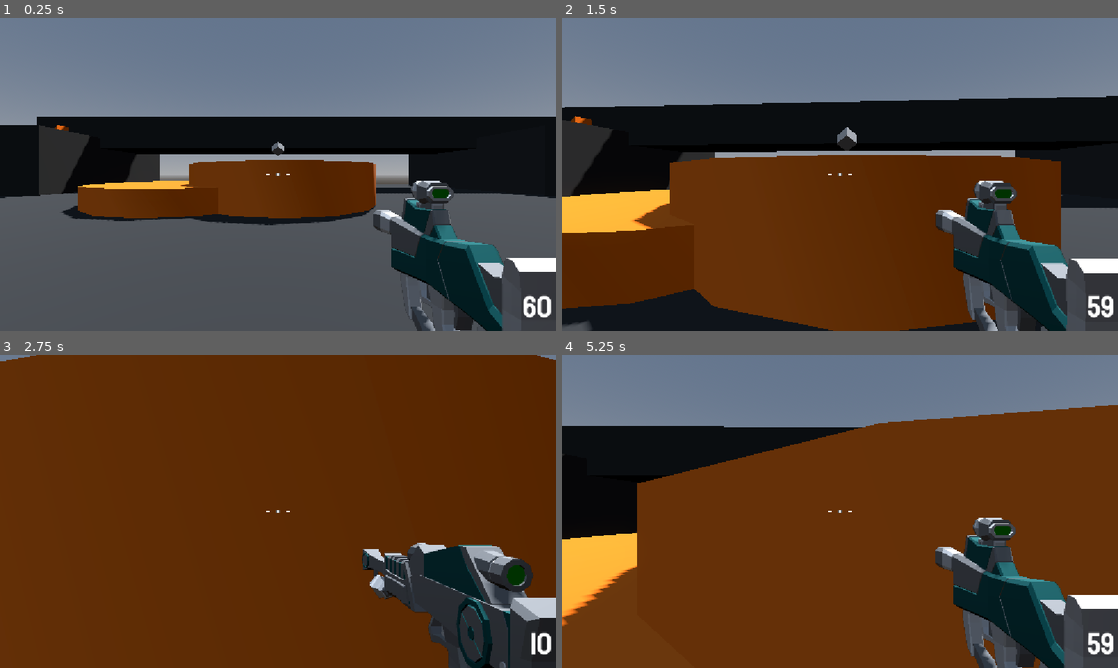
Above: before the commit, frames 1-4 (two rows, left to right).
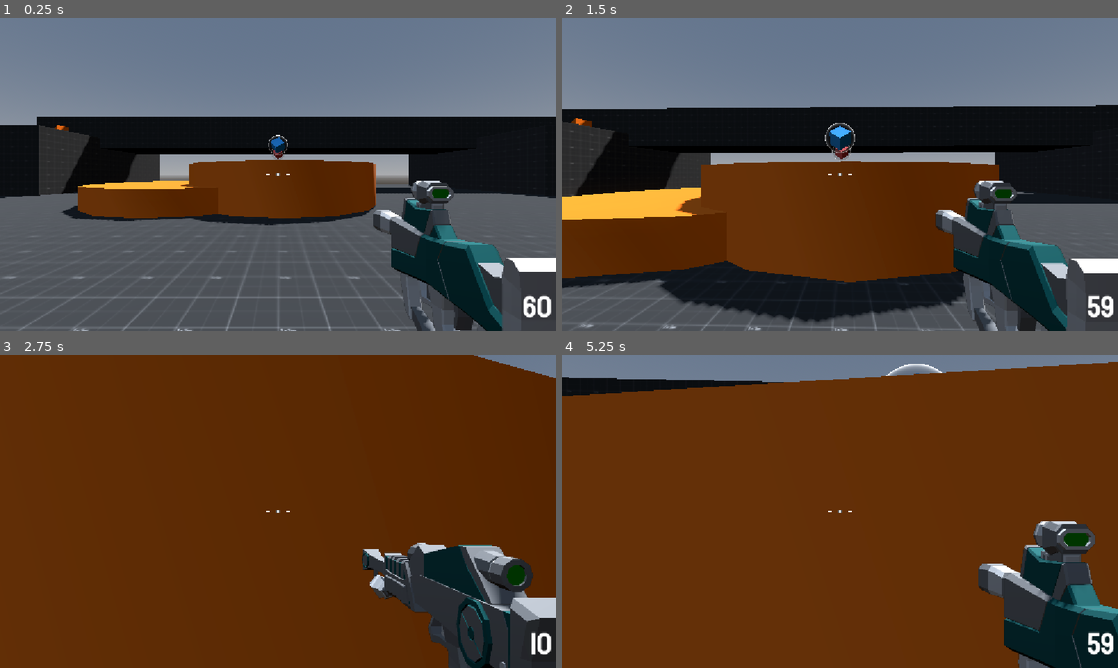
Above: after the commit, the same moments.

Repository: sylvainlap/gamedev.tv-robo-rampage
Game: Godot game, scene res://levels/sandbox.tscn
Two runs of this game, one before a commit and one after it. Both use one fixed random seed, a clock stepped at 60 frames per second and the inputs below.
Inputs (mouse positions are in pixels of both pictures, inside the frame that each line leads up to):
- Up to frame 1 (0.25 s): no input
- Up to frame 2 (1.5 s): move the mouse to (867, 174) at 0.52 s; hold Right mouse button (aim, bound only after the commit) 0.53-1.28 s; hold W (move_forward) from 0.53 s (still down); tap Space (jump) at 0.77 s; move the mouse to (812, 174) at 1.27 s; click (812, 174) at 1.35 s
- Up to frame 3 (2.75 s): keep holding W (move_forward); tap Space (jump) at 1.52 s; right-click (250, 511) at 1.55 s; move the mouse to (289, 505) at 2.02 s; hold Mouse wheel up (next_weapon) from 2.03 s (still down); right-click (289, 505) at 2.3 s
- Up to frame 4 (5.25 s): keep holding W (move_forward); move the mouse to (834, 517) at 2.77 s; release Mouse wheel up (next_weapon) at 2.78 s; tap Mouse wheel down (previous_weapon) at 2.85 s; tap Space (jump) at 3.02, 3.77, 4.52 s; right-click (834, 517) at 3.05 s; move the mouse to (878, 514) at 3.52 s; hold 2 (rifle) 3.53-4.28 s; right-click (878, 514) at 3.8 s; move the mouse to (795, 508) at 4.27 s; tap 1 (smg) at 4.35 s; right-click (795, 508) at 4.55 s; move the mouse to (845, 511) at 5.02 s; hold Right mouse button (aim, bound only after the commit) from 5.03 s (still down)

The runs differ from the first frame. In frame 1, 1.1% of the frame differs, in the area x 0-98%, y 37-100%; in frame 2, 21%; in frame 3, 0.8%; in frame 4, 36%, in the area x 0-100%, y 2-100%.

Commit message:
feat(game): course 4.29 done

Diff:
--- /dev/null
+++ b/levels/main_level.tscn
@@ -0,0 +1,62 @@
+[gd_scene format=3 uid="uid://cyoqm1jktdnnv"]
+
+[ext_resource type="Material" uid="uid://cy1up6acdoqg6" path="res://levels/materials/grey_material.tres" id="1_ilwad"]
+
+[sub_resource type="ProceduralSkyMaterial" id="ProceduralSkyMaterial_ilwad"]
+sky_horizon_color = Color(0.66224277, 0.6717428, 0.6867428, 1)
+ground_horizon_color = Color(0.66224277, 0.6717428, 0.6867428, 1)
+
+[sub_resource type="Sky" id="Sky_0vhbo"]
+sky_material = SubResource("ProceduralSkyMaterial_ilwad")
+
+[sub_resource type="Environment" id="Environment_ldao0"]
+background_mode = 2
+sky = SubResource("Sky_0vhbo")
+glow_enabled = true
+
+[node name="MainLevel" type="Node3D" unique_id=635930414]
+
+[node name="WorldEnvironment" type="WorldEnvironment" parent="." unique_id=809426468]
+environment = SubResource("Environment_ldao0")
+
+[node name="DirectionalLight3D" type="DirectionalLight3D" parent="." unique_id=292707453]
+transform = Transform3D(-0.8660254, -0.43301278, 0.25, 0, 0.49999997, 0.86602545, -0.50000006, 0.75, -0.43301266, 0, 0, 0)
+
+[node name="Room" type="CSGBox3D" parent="." unique_id=919910712]
+transform = Transform3D(1, 0, 0, 0, 1, 0, 0, 0, 1, 0, 2, 0)
+material_override = ExtResource("1_ilwad")
+use_collision = true
+flip_faces = true
+size = Vector3(8, 4, 8)
+
+[node name="CSGCombiner3D" type="CSGCombiner3D" parent="Room" unique_id=211085964]
+
+[node name="Corridor" type="CSGBox3D" parent="Room/CSGCombiner3D" unique_id=852363423]
+transform = Transform3D(1, 0, 0, 0, 1, 0, 0, 0, 1, 0, -1, -6)
+flip_faces = true
+size = Vector3(2, 2, 4)
+
+[node name="Room2" type="CSGBox3D" parent="Room/CSGCombiner3D" unique_id=1287101740]
+transform = Transform3D(1, 0, 0, 0, 1, 0, 0, 0, 1, 0, 0, -12)
+flip_faces = true
+size = Vector3(8, 4, 8)
+
+[node name="Corridor2" type="CSGBox3D" parent="Room/CSGCombiner3D" unique_id=1950122533]
+transform = Transform3D(-4.371139e-08, 0, 1, 0, 1, 0, -1, 0, -4.371139e-08, 6, -1, -12)
+flip_faces = true
+size = Vector3(2, 2, 4)
+
+[node name="Room3" type="CSGBox3D" parent="Room/CSGCombiner3D" unique_id=1705145077]
+transform = Transform3D(1, 0, 0, 0, 1, 0, 0, 0, 1, 12, 0, -12)
+flip_faces = true
+size = Vector3(8, 4, 8)
+
+[node name="Corridor3" type="CSGBox3D" parent="Room/CSGCombiner3D" unique_id=1645232889]
+transform = Transform3D(-4.371139e-08, 0, 1, 0, 1, 0, -1, 0, -4.371139e-08, -6, -1, -12)
+flip_faces = true
+size = Vector3(2, 2, 4)
+
+[node name="Room4" type="CSGBox3D" parent="Room/CSGCombiner3D" unique_id=1393372064]
+transform = Transform3D(1, 0, 0, 0, 1, 0, 0, 0, 1, -12, 0, -12)
+flip_faces = true
+size = Vector3(8, 4, 8)
--- a/levels/materials/grey_material.tres
+++ b/levels/materials/grey_material.tres
@@ -1,4 +1,7 @@
 [gd_resource type="StandardMaterial3D" format=3 uid="uid://cy1up6acdoqg6"]
 
+[ext_resource type="Texture2D" uid="uid://cemjbamyp3n6v" path="res://assets/textures/prototype-texture-with-size.png" id="1_6pino"]
+
 [resource]
-albedo_color = Color(0.19607843, 0.19607843, 0.19607843, 1)
+albedo_texture = ExtResource("1_6pino")
+uv1_triplanar = true
--- a/levels/sandbox.tscn
+++ b/levels/sandbox.tscn
@@ -4,7 +4,8 @@
 [ext_resource type="PackedScene" uid="uid://bgqu042vkk2jj" path="res://player/player.tscn" id="1_wfhpi"]
 [ext_resource type="Material" uid="uid://bhga4eyu2rv5a" path="res://levels/materials/orange_material.tres" id="3_7he1i"]
 [ext_resource type="PackedScene" uid="uid://c26nqbn1jvr1n" path="res://enemy/enemy.tscn" id="4_7he1i"]
-[ext_resource type="PackedScene" uid="uid://ctgrqsudug5ti" path="res://pickups/pickup.tscn" id="5_0glgv"]
+[ext_resource type="PackedScene" uid="uid://cobx16mjf3i8o" path="res://pickups/small_bullet_pickup.tscn" id="5_gck8l"]
+[ext_resource type="PackedScene" uid="uid://csqmi1w4w68c7" path="res://pickups/bullet_pickup.tscn" id="6_llpag"]
 
 [sub_resource type="ProceduralSkyMaterial" id="ProceduralSkyMaterial_poddw"]
 sky_horizon_color = Color(0.66224277, 0.6717428, 0.6867428, 1)
@@ -177,5 +178,10 @@
 [node name="Enemy" parent="." unique_id=529281462 instance=ExtResource("4_7he1i")]
 transform = Transform3D(1, 0, 0, 0, 1, 0, 0, 0, 1, 28, 0, 30)
 
-[node name="Pickup" parent="." unique_id=242159973 instance=ExtResource("5_0glgv")]
-transform = Transform3D(1, 0, 0, 0, 1, 0, 0, 0, 1, 0, 2.5000002, -11.938879)
+[node name="Pickups" type="Node3D" parent="." unique_id=146378125]
+
+[node name="SmallBulletPickup" parent="Pickups" unique_id=242159973 instance=ExtResource("5_gck8l")]
+transform = Transform3D(1, 0, 0, 0, 1, 0, 0, 0, 1, 0, 2.5, -10.453014)
+
+[node name="BulletPickup" parent="Pickups" unique_id=1849474408 instance=ExtResource("6_llpag")]
+transform = Transform3D(1, 0, 0, 0, 1, 0, 0, 0, 1, 0, 2.4999998, -14.485008)
--- /dev/null
+++ b/pickups/bullet_pickup.tscn
@@ -0,0 +1,13 @@
+[gd_scene format=3 uid="uid://csqmi1w4w68c7"]
+
+[ext_resource type="PackedScene" uid="uid://ctgrqsudug5ti" path="res://pickups/pickup.tscn" id="1_5iak5"]
+
+[sub_resource type="StandardMaterial3D" id="StandardMaterial3D_oofr2"]
+albedo_color = Color(1, 0.4117647, 0.40784314, 1)
+
+[node name="BulletPickup" unique_id=242159973 instance=ExtResource("1_5iak5")]
+amount = 10
+
+[node name="AmmoMesh" parent="." index="0" unique_id=1054164500]
+transform = Transform3D(0.7071067, -0.7071067, 0, 0.49999988, 0.49999988, -0.70710677, 0.49999994, 0.49999994, 0.70710665, 0, 0.5, 0)
+material_override = SubResource("StandardMaterial3D_oofr2")
--- /dev/null
+++ b/pickups/fresnel_aura.tres
@@ -0,0 +1,13 @@
+[gd_resource type="VisualShader" format=3 uid="uid://dpyfgrmerc6n2"]
+
+[sub_resource type="VisualShaderNodeFresnel" id="VisualShaderNodeFresnel_6bv08"]
+
+[sub_resource type="VisualShaderNodeFloatConstant" id="VisualShaderNodeFloatConstant_6bv08"]
+constant = 2.0
+
+[resource]
+nodes/fragment/2/node = SubResource("VisualShaderNodeFresnel_6bv08")
+nodes/fragment/2/position = Vector2(-40, 160)
+nodes/fragment/3/node = SubResource("VisualShaderNodeFloatConstant_6bv08")
+nodes/fragment/3/position = Vector2(-260, 240)
+nodes/fragment/connections = PackedInt32Array(2, 0, 0, 1, 3, 0, 2, 3, 2, 0, 0, 0, 2, 0, 0, 5)
--- a/pickups/pickup.tscn
+++ b/pickups/pickup.tscn
@@ -1,6 +1,7 @@
 [gd_scene format=3 uid="uid://ctgrqsudug5ti"]
 
 [ext_resource type="Script" uid="uid://trc4o66hq4db" path="res://pickups/pickup.gd" id="1_ra232"]
+[ext_resource type="Shader" uid="uid://dpyfgrmerc6n2" path="res://pickups/fresnel_aura.tres" id="2_0ketk"]
 
 [sub_resource type="BoxMesh" id="BoxMesh_jfg3o"]
 size = Vector3(0.5, 0.5, 0.5)
@@ -8,15 +9,67 @@
 [sub_resource type="SphereShape3D" id="SphereShape3D_xgomg"]
 radius = 1.0
 
+[sub_resource type="Animation" id="Animation_ra232"]
+length = 0.001
+tracks/0/type = "value"
+tracks/0/imported = false
+tracks/0/enabled = true
+tracks/0/path = NodePath("AmmoMesh:rotation")
+tracks/0/interp = 1
+tracks/0/loop_wrap = true
+tracks/0/keys = {
+"times": PackedFloat32Array(0),
+"transitions": PackedFloat32Array(1),
+"update": 0,
+"values": [Vector3(0.78539824, 0, 0.7853982)]
+}
+
+[sub_resource type="Animation" id="Animation_0ketk"]
+resource_name = "idle"
+loop_mode = 1
+tracks/0/type = "value"
+tracks/0/imported = false
+tracks/0/enabled = true
+tracks/0/path = NodePath("AmmoMesh:rotation")
+tracks/0/interp = 1
+tracks/0/loop_wrap = true
+tracks/0/keys = {
+"times": PackedFloat32Array(0, 1),
+"transitions": PackedFloat32Array(-2, -2),
+"update": 0,
+"values": [Vector3(0.78539824, 0, 0.7853982), Vector3(0.7853982, 6.2831855, 0.7853982)]
+}
+
+[sub_resource type="AnimationLibrary" id="AnimationLibrary_i5kuo"]
+_data = {
+&"RESET": SubResource("Animation_ra232"),
+&"idle": SubResource("Animation_0ketk")
+}
+
+[sub_resource type="ShaderMaterial" id="ShaderMaterial_xgomg"]
+render_priority = 0
+shader = ExtResource("2_0ketk")
+
+[sub_resource type="SphereMesh" id="SphereMesh_jfg3o"]
+
 [node name="Pickup" type="Area3D" unique_id=242159973]
 script = ExtResource("1_ra232")
 
 [node name="AmmoMesh" type="MeshInstance3D" parent="." unique_id=1054164500]
-transform = Transform3D(0.70710677, -0.70710677, 0, 0.49999997, 0.49999997, -0.70710677, 0.49999997, 0.49999997, 0.70710677, 0, 0.5, 0)
+transform = Transform3D(0.7071067, -0.7071067, 0, 0.4999999, 0.4999999, -0.70710677, 0.49999997, 0.49999997, 0.70710665, 0, 0.5, 0)
 mesh = SubResource("BoxMesh_jfg3o")
 
 [node name="CollisionShape3D" type="CollisionShape3D" parent="." unique_id=59334338]
 transform = Transform3D(1, 0, 0, 0, 1, 0, 0, 0, 1, 0, 0.5, 0)
 shape = SubResource("SphereShape3D_xgomg")
 
+[node name="AnimationPlayer" type="AnimationPlayer" parent="." unique_id=1391200150]
+libraries/ = SubResource("AnimationLibrary_i5kuo")
+autoplay = &"idle"
+
+[node name="FresnelAura" type="MeshInstance3D" parent="." unique_id=1771734617]
+transform = Transform3D(1, 0, 0, 0, 1, 0, 0, 0, 1, 0, 0.5, 0)
+material_override = SubResource("ShaderMaterial_xgomg")
+mesh = SubResource("SphereMesh_jfg3o")
+
 [connection signal="body_entered" from="." to="." method="_on_body_entered"]
--- /dev/null
+++ b/pickups/small_bullet_pickup.tscn
@@ -0,0 +1,14 @@
+[gd_scene format=3 uid="uid://cobx16mjf3i8o"]
+
+[ext_resource type="PackedScene" uid="uid://ctgrqsudug5ti" path="res://pickups/pickup.tscn" id="1_lq6ar"]
+
+[sub_resource type="StandardMaterial3D" id="StandardMaterial3D_5iak5"]
+albedo_color = Color(0.23921569, 0.6627451, 1, 1)
+
+[node name="SmallBulletPickup" unique_id=242159973 instance=ExtResource("1_lq6ar")]
+ammo_type = 1
+amount = 60
+
+[node name="AmmoMesh" parent="." index="0" unique_id=1054164500]
+transform = Transform3D(0.7071067, -0.7071067, 0, 0.49999988, 0.49999988, -0.70710677, 0.49999994, 0.49999994, 0.70710665, 0, 0.5, 0)
+material_override = SubResource("StandardMaterial3D_5iak5")
--- a/player/player.gd
+++ b/player/player.gd
@@ -1,12 +1,12 @@
 class_name Player
 extends CharacterBody3D
 
-const SPEED = 5.0
-
+@export var speed: float = 5.0
 @export var mouse_sensitivity: float = 0.001
 @export var jump_height: float = 1.0
 @export var fall_multiplier: float = 2.5
 @export var max_hitpoints: int = 100
+@export var aim_multiplier: float = 0.7
 
 var _mouse_motion: Vector2 = Vector2.ZERO
 var hitpoints: int = max_hitpoints:
@@ -22,10 +22,23 @@
 @onready var damage_animation_player: AnimationPlayer = $DamageTextureRect/DamageAnimationPlayer
 @onready var game_over_menu: Control = $GameOverMenu
 @onready var ammo_handler: AmmoHandler = %AmmoHandler
+@onready var smooth_camera: Camera3D = %SmoothCamera
+@onready var smooth_camera_fov: float = smooth_camera.fov
+@onready var weapon_camera: Camera3D = %WeaponCamera
+@onready var weapon_camera_fov: float = weapon_camera.fov
 
 
 func _ready() -> void:
 	Input.mouse_mode = Input.MOUSE_MODE_CAPTURED
+
+
+func _process(delta: float) -> void:
+	if Input.is_action_pressed("aim"):
+		smooth_camera.fov = lerp(smooth_camera.fov, smooth_camera_fov * aim_multiplier, delta * 20.0)
+		weapon_camera.fov = lerp(weapon_camera.fov, weapon_camera_fov * aim_multiplier, delta * 20.0)
+	else:
+		smooth_camera.fov = lerp(smooth_camera.fov, smooth_camera_fov, delta * 30.0)
+		weapon_camera.fov = lerp(weapon_camera.fov, weapon_camera_fov, delta * 30.0)
 
 
 func _physics_process(delta: float) -> void:
@@ -44,11 +57,15 @@
 	var input_dir := Input.get_vector("move_left", "move_right", "move_forward", "move_back")
 	var direction := (transform.basis * Vector3(input_dir.x, 0, input_dir.y)).normalized()
 	if direction:
-		velocity.x = direction.x * SPEED
-		velocity.z = direction.z * SPEED
+		velocity.x = direction.x * speed
+		velocity.z = direction.z * speed
+		if Input.is_action_pressed("aim"):
+			velocity.x *= aim_multiplier
+			velocity.z *= aim_multiplier
+
 	else:
-		velocity.x = move_toward(velocity.x, 0, SPEED)
-		velocity.z = move_toward(velocity.z, 0, SPEED)
+		velocity.x = move_toward(velocity.x, 0, speed)
+		velocity.z = move_toward(velocity.z, 0, speed)
 
 	move_and_slide()
 
@@ -56,6 +73,9 @@
 func _input(event: InputEvent) -> void:
 	if event is InputEventMouseMotion:
 		_mouse_motion = -event.relative * mouse_sensitivity
+
+		if Input.is_action_pressed("aim"):
+			_mouse_motion *= aim_multiplier
 
 	if event.is_action_pressed("ui_cancel"):
 		Input.mouse_mode = Input.MOUSE_MODE_VISIBLE
--- a/player/player.tscn
+++ b/player/player.tscn
@@ -6,7 +6,7 @@
 [ext_resource type="PackedScene" uid="uid://blv6dmt6vo4ih" path="res://weapons/rifle.tscn" id="3_g6k8r"]
 [ext_resource type="Script" uid="uid://d4d25ll4stxy1" path="res://weapons/weapon_handler.gd" id="3_rgyib"]
 [ext_resource type="PackedScene" uid="uid://0mecb5mbamv1" path="res://weapons/smg.tscn" id="3_yw30f"]
-[ext_resource type="Texture2D" uid="uid://cbspvtpub3ns1" path="res://assets/pngs/damage.png" id="5_qjkh3"]
+[ext_resource type="Texture2D" uid="uid://cbspvtpub3ns1" path="res://assets/textures/damage.png" id="5_qjkh3"]
 [ext_resource type="PackedScene" uid="uid://b0rw7ediy33h8" path="res://uis/game_over_menu.tscn" id="6_g6k8r"]
 [ext_resource type="Script" uid="uid://b5tcb13d7e0x6" path="res://weapons/ammo_handler.gd" id="6_hg6s5"]
 [ext_resource type="FontFile" uid="uid://dy80lf0uklom7" path="res://assets/ttf/Staatliches-Regular.ttf" id="9_8t03j"]
@@ -95,6 +95,7 @@
 transform = Transform3D(1, 0, 0, 0, 1, 0, 0, 0, 1, 0, 1.5, 0)
 
 [node name="SmoothCamera" type="Camera3D" parent="CameraPivot" unique_id=1596995938]
+unique_name_in_owner = true
 transform = Transform3D(1, 0, 0, 0, 1, 0, 0, 0, 1, 0, 1.5, 0)
 top_level = true
 cull_mask = 1
@@ -118,6 +119,7 @@
 render_target_update_mode = 4
 
 [node name="WeaponCamera" type="Camera3D" parent="SubViewportContainer/SubViewport" unique_id=1370034073]
+unique_name_in_owner = true
 transform = Transform3D(1, 0, 0, 0, 1, 0, 0, 0, 1, 0, 1.5, 0)
 cull_mask = 2
 fov = 40.0
--- a/project.godot
+++ b/project.godot
@@ -76,6 +76,11 @@
 "events": [Object(InputEventMouseButton,"resource_local_to_scene":false,"resource_name":"","device":-1,"window_id":0,"a …(258 unchanged characters)…
 ]
 }
+aim={
+"deadzone": 0.2,
+"events": [Object(InputEventMouseButton,"resource_local_to_scene":false,"resource_name":"","device":-1,"window_id":0,"alt_pressed":false,"shift_pressed":false,"ctrl_pressed":false,"meta_pressed":false,"button_mask":2,"position":Vector2(187, 12),"global_position":Vector2(196, 60),"factor":1.0,"button_index":2,"canceled":false,"pressed":true,"double_click":false,"script":null)
+]
+}
 
 [physics]
 
Renamed: assets/pngs/damage.png -> assets/textures/damage.png
Not shown, added: assets/textures/damage.png.import
Binary file added: assets/textures/prototype-texture-with-size.png
Not shown, added: assets/textures/prototype-texture-with-size.png.import
Binary file added: assets/textures/prototype-texture.png
Not shown, changed: assets/textures/prototype-texture.png.import
